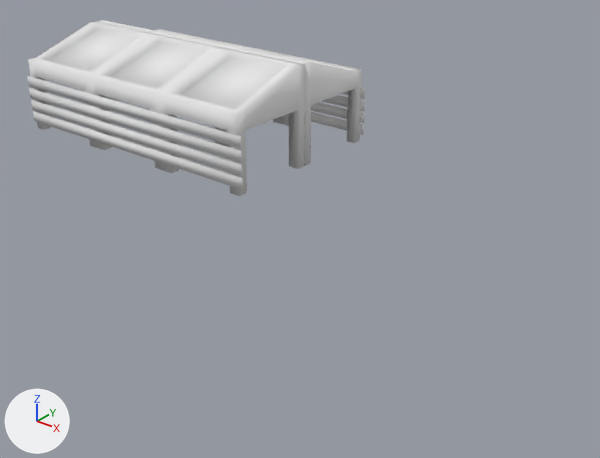
The OBJ model GlobalGameJam2020/Assets/Art/Models/ProduceTable.obj, before and after one commit.
Before and after are seen from a camera (50 mm lens) standing at (5.46, -5.82, 3.48) and looking at (0.75, 0.07, -0.18). Every picture has the same lights, and +X, +Y and +Z are marked at lower left. Where no turn or scale is listed for an object, it has been applied to the vertices.

Objects in the first picture: 'Produce_Table'.
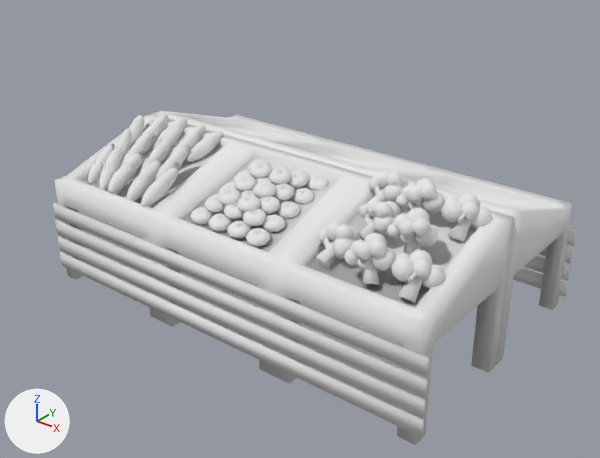
The change, as a list of edits to the scene's bpy script:
```text
Change me_produce_table:
    used by ob_produce_table; location = (0.0, 0.0, 0.0)
    remove me_produce_table.from_pydata(...)  # 328 vertices, 308 faces; spans x -3.52..0.05, y -0.01..2.19, z 0.0..1.17
    add me_produce_table.from_pydata(...)  # 37434 vertices, 38662 faces; spans x -0.05..3.52, y -2.19..0.01, z 0.0..1.37
    me_produce_table part 1: the loose piece of 132 vertices spanning x -3.47..0.0, y 1.09..2.18, z 0.0..1.17 is turned -180 degrees about the z axis through the mesh origin
    me_produce_table part 2: the loose piece of 8 vertices spanning x -3.52..0.04, y -0.01..0.01, z 0.54..0.67 is moved by (3.47, -2.18, 0.0)
    me_produce_table part 3: the loose piece of 8 vertices spanning x -3.52..0.04, y -0.01..0.01, z 0.39..0.51 is moved by (3.47, -2.18, 0.0)
    me_produce_table part 4: the loose piece of 8 vertices spanning x -3.52..0.04, y -0.01..0.01, z 0.24..0.36 is moved by (3.47, -2.18, 0.0)
    me_produce_table part 5: the loose piece of 8 vertices spanning x -3.52..0.04, y -0.01..0.01, z 0.09..0.21 is moved by (3.47, -2.18, 0.0)
    me_produce_table part 6: the loose piece of 8 vertices spanning x -3.51..0.05, y 2.17..2.19, z 0.54..0.67 is moved by (3.47, -2.18, 0.0)
    me_produce_table part 7: the loose piece of 8 vertices spanning x -3.51..0.05, y 2.17..2.19, z 0.39..0.51 is moved by (3.47, -2.18, 0.0)
    me_produce_table part 8: the loose piece of 8 vertices spanning x -3.51..0.05, y 2.17..2.19, z 0.24..0.36 is moved by (3.47, -2.18, 0.0)
    me_produce_table part 9: the loose piece of 8 vertices spanning x -3.51..0.05, y 2.17..2.19, z 0.09..0.21 is moved by (3.47, -2.18, 0.0)
    me_produce_table part 10: 129 vertices removed from x -3.47..0.0, y 0.0..1.09, z 0.0..1.17; 37235 vertices added at x 0.0..3.47, y -2.09..0.0, z 0.0..1.37
```

Where the change shows, as pixel boxes (x1, y1, x2, y2) in the pictures (600 x 458 px; the box of a moved part takes in the faces that stretch with it):
'Produce_Table', reshaped (55% wider, 89% taller)
    before: (28, 20, 365, 196)
    after: (53, 111, 576, 445)
part 1 of me_produce_table, moved or reshaped
    before: (96, 20, 362, 166)
    after: (54, 114, 514, 445)
part 2 of me_produce_table, moved or reshaped
    before: (28, 76, 242, 148)
    after: (53, 203, 429, 377)
part 3 of me_produce_table, moved or reshaped
    before: (29, 88, 242, 163)
    after: (56, 220, 428, 398)
part 4 of me_produce_table, moved or reshaped
    before: (31, 100, 242, 176)
    after: (58, 236, 426, 418)
part 5 of me_produce_table, moved or reshaped
    before: (33, 111, 243, 190)
    after: (60, 252, 424, 437)
part 6 of me_produce_table, moved or reshaped
    before: (341, 88, 365, 99)
    after: (567, 229, 576, 246)
part 7 of me_produce_table, moved or reshaped
    before: (322, 95, 365, 111)
    after: (539, 247, 573, 264)
part 8 of me_produce_table, moved or reshaped
    before: (311, 102, 365, 123)
    after: (524, 255, 571, 280)
part 9 of me_produce_table, moved or reshaped
    before: (311, 112, 364, 135)
    after: (513, 268, 568, 297)
part 10 of me_produce_table, built on
    before: (28, 22, 305, 196)
    after: (88, 111, 574, 365)
